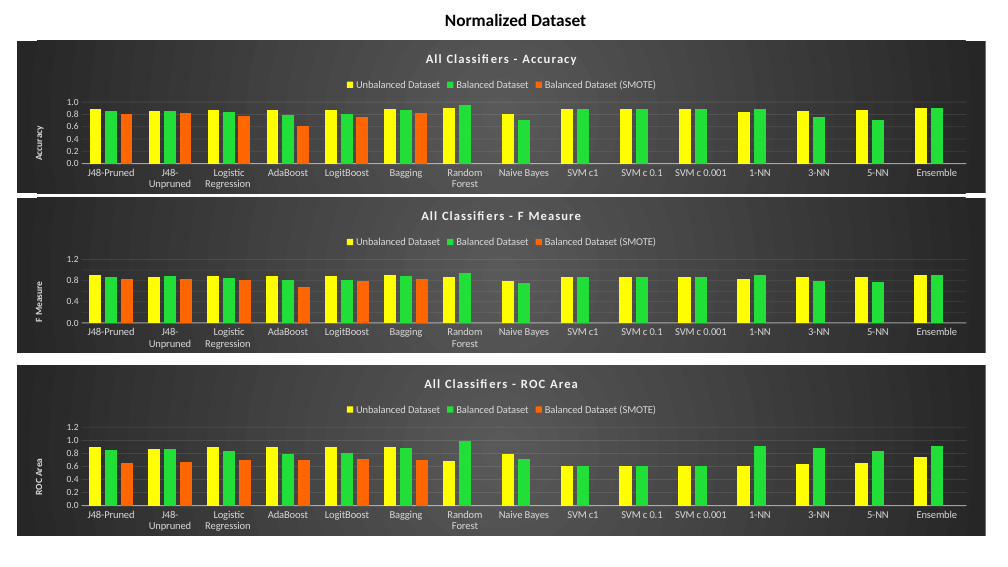
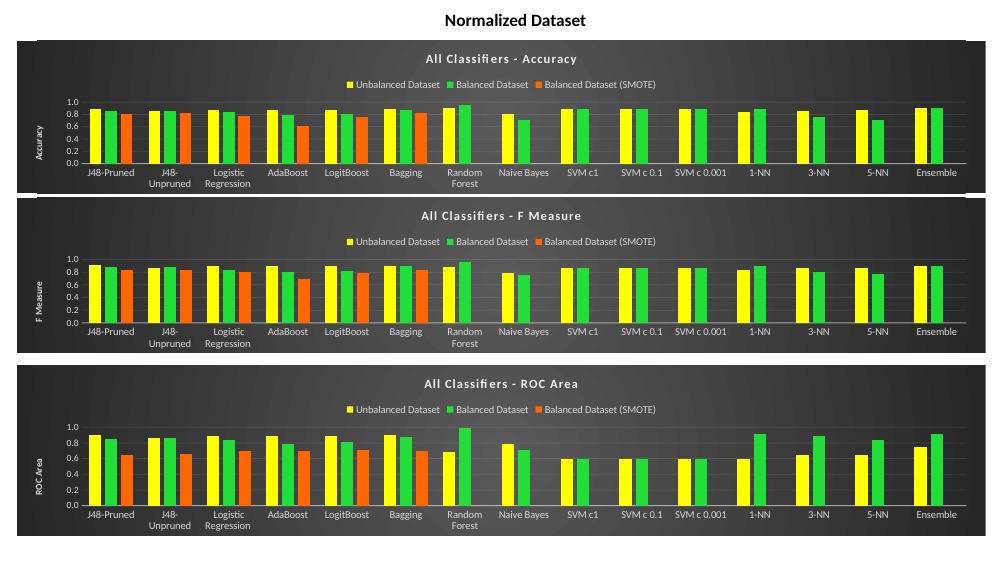
Before and after one commit to malughanshyam/MachineLearningFinalProject, a slide deck: slide 4 of Documents/Presentation/Charts in slides.pptx (slide 2 before the commit). Drawn at 1008x567 pixels with LibreOffice and Linux fonts; fonts in the diff are those of the drawing. Boxes give left, top, right and bottom in pixels: in the first picture for what was removed or moved away, otherwise in the second. Text is boxed around its words. In the diff, an @@ line names an element or a change of style, - is before the commit and + after.

```diff
--- a/Documents/Presentation/Charts in slides.pptx
+++ b/Documents/Presentation/Charts in slides.pptx
@@ column chart at (17,198,986,353) @@
@@ value axis changed @@
@@ column chart at (17,365,986,535) @@
@@ value axis changed @@
```
Also in this commit, not shown: 2 other slides changed, 7 other files.
